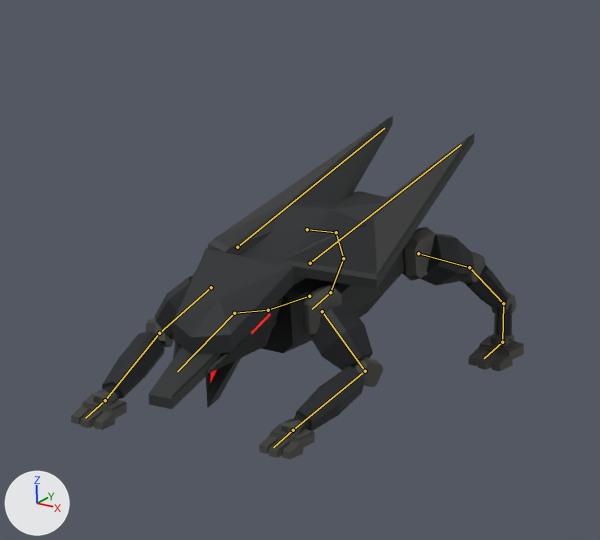
The Blender file docs/concepts/core-survivors/seeker/seeker.blend, before and after one commit.
One viewpoint serves both versions: the file's camera 'CAM · Hero'. Lighting does not change. The marker at lower left points along +X, +Y and +Z. The picture after the commit comes second. Both versions are drawn at frame 5 of the action 'Charge'; the numbers are the values there. The bones that change, and the others that lie on the model, are drawn over the model as lines.

The first picture shows 'Seeker_Armor'.
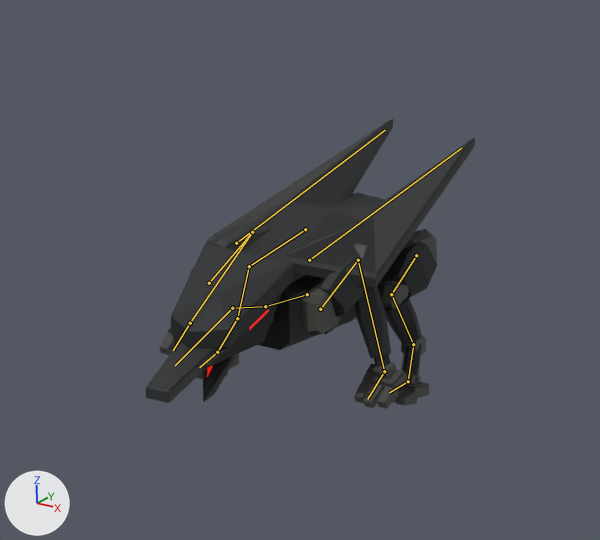
What changed in the scene script:
```text
Change bone_body:
    where bone_body = bpy.data.objects['Seeker'].pose.bones['Body']  # child of 'Root'
    bone_body.location: (0.0, -0.039, 0.243) -> (-0.006, -0.013, 0.222)
    bone_body.rotation_quaternion: (0.999, 0.031, 0.008, 0.001) -> (1.0, 0.016, 0.0, 0.0)  # degrees (4, 1, 0) -> degrees (2, 0, 0)
Change bone_frontrupper:
    where bone_frontrupper = bpy.data.objects['Seeker'].pose.bones['FrontRUpper']  # child of 'Body'
    bone_frontrupper.rotation_quaternion: (0.918, -0.246, 0.017, 0.309) -> (0.681, 0.695, 0.003, -0.231)  # degrees (-27, 11, 35) -> degrees (88, 19, -19)
Change bone_frontrlower:
    where bone_frontrlower = bpy.data.objects['Seeker'].pose.bones['FrontRLower']  # child of 'FrontRUpper'
    bone_frontrlower.rotation_quaternion: (0.969, 0.055, 0.228, -0.072) -> (0.823, -0.552, 0.045, 0.13)  # degrees (5, 27, -7) -> degrees (-67, 13, 10)
Change bone_frontrfoot:
    where bone_frontrfoot = bpy.data.objects['Seeker'].pose.bones['FrontRFoot']  # child of 'FrontRLower'
    bone_frontrfoot.rotation_quaternion: (0.97, 0.208, -0.027, 0.121) -> (0.988, -0.018, 0.018, -0.151)  # degrees (24, -6, 13) -> degrees (-2, 2, -17)
Change bone_rearrupper:
    where bone_rearrupper = bpy.data.objects['Seeker'].pose.bones['RearRUpper']  # child of 'Body'
    bone_rearrupper.rotation_quaternion: (0.953, 0.283, 0.014, -0.107) -> (0.647, -0.663, 0.007, 0.377)  # degrees (33, 5, -11) -> degrees (-82, 31, 34)
Change bone_rearrlower:
    where bone_rearrlower = bpy.data.objects['Seeker'].pose.bones['RearRLower']  # child of 'RearRUpper'
    bone_rearrlower.rotation_quaternion: (0.954, -0.269, -0.026, 0.132) -> (0.855, 0.441, 0.128, -0.24)  # degrees (-31, 1, 15) -> degrees (50, 25, -19)
Change bone_rearrhock:
    where bone_rearrhock = bpy.data.objects['Seeker'].pose.bones['RearRHock']  # child of 'RearRLower'
    bone_rearrhock.rotation_quaternion: (0.983, 0.169, 0.043, -0.058) -> (0.949, 0.303, -0.014, -0.091)  # degrees (19, 6, -6) -> degrees (35, 2, -10)
Change bone_rearrfoot:
    where bone_rearrfoot = bpy.data.objects['Seeker'].pose.bones['RearRFoot']  # child of 'RearRHock'
    bone_rearrfoot.rotation_quaternion: (0.977, -0.202, -0.004, -0.068) -> (1.0, -0.014, 0.0, 0.0)  # degrees (-23, -2, -8) -> degrees (-2, 0, 0)
Change bone_frontlupper:
    where bone_frontlupper = bpy.data.objects['Seeker'].pose.bones['FrontLUpper']  # child of 'Body'
    bone_frontlupper.rotation_quaternion: (0.943, -0.152, -0.017, -0.295) -> (0.721, 0.672, -0.004, 0.168)  # degrees (-16, -7, -34) -> degrees (84, -13, 14)
Change bone_frontllower:
    where bone_frontllower = bpy.data.objects['Seeker'].pose.bones['FrontLLower']  # child of 'FrontLUpper'
    bone_frontllower.rotation_quaternion: (0.961, -0.076, -0.256, 0.065) -> (0.899, -0.432, -0.05, -0.051)  # degrees (-12, -29, 11) -> degrees (-51, -8, -3)
Change bone_frontlfoot:
    where bone_frontlfoot = bpy.data.objects['Seeker'].pose.bones['FrontLFoot']  # child of 'FrontLLower'
    bone_frontlfoot.rotation_quaternion: (0.962, 0.23, 0.035, -0.141) -> (0.984, -0.115, 0.005, 0.14)  # degrees (26, 8, -15) -> degrees (-13, 2, 16)
Change bone_rearlupper:
    where bone_rearlupper = bpy.data.objects['Seeker'].pose.bones['RearLUpper']  # child of 'Body'
    bone_rearlupper.rotation_quaternion: (0.964, 0.243, -0.003, 0.106) -> (0.621, -0.665, -0.007, -0.414)  # degrees (28, -3, 12) -> degrees (-82, -34, -38)
Change bone_rearllower:
    where bone_rearllower = bpy.data.objects['Seeker'].pose.bones['RearLLower']  # child of 'RearLUpper'
    bone_rearllower.rotation_quaternion: (0.954, -0.27, 0.023, -0.132) -> (0.752, 0.57, -0.101, 0.315)  # degrees (-31, -2, -15) -> degrees (67, -31, 25)
Change bone_rearlhock:
    where bone_rearlhock = bpy.data.objects['Seeker'].pose.bones['RearLHock']  # child of 'RearLLower'
    bone_rearlhock.rotation_quaternion: (0.996, 0.074, -0.044, 0.036) -> (0.985, 0.162, -0.003, 0.053)  # degrees (8, -5, 4) -> degrees (19, -1, 6)
Change bone_rearlfoot:
    where bone_rearlfoot = bpy.data.objects['Seeker'].pose.bones['RearLFoot']  # child of 'RearLHock'
    bone_rearlfoot.rotation_quaternion: (0.997, -0.074, 0.001, 0.025) -> (0.995, -0.098, 0.0, 0.0)  # degrees (-8, 0, 3) -> degrees (-11, 0, 0)
```

What differs and where, as boxes [x1, y1, x2, y2] in the pictures (600 x 540 px):
'Seeker_Armor', posed (27% narrower, 15% shorter)
    before: [71, 116, 524, 459]
    after: [146, 119, 475, 409]
bone 'Body', root to tip
    before: (309, 296) to (268, 310)
    after: (307, 294) to (265, 306)
bone 'FrontRUpper', root to tip
    before: (211, 287) to (159, 333)
    after: (209, 283) to (252, 232)
bone 'FrontRLower', root to tip
    before: (159, 333) to (105, 400)
    after: (252, 232) to (190, 323)
bone 'FrontRFoot', root to tip
    before: (105, 400) to (85, 418)
    after: (190, 323) to (173, 350)
bone 'RearRUpper', root to tip
    before: (307, 229) to (336, 232)
    after: (305, 229) to (249, 266)
bone 'RearRLower', root to tip
    before: (336, 232) to (343, 258)
    after: (249, 266) to (237, 318)
bone 'RearRHock', root to tip
    before: (343, 258) to (330, 292)
    after: (237, 318) to (217, 352)
bone 'RearRFoot', root to tip
    before: (330, 292) to (312, 309)
    after: (217, 352) to (199, 367)
bone 'FrontLUpper', root to tip
    before: (322, 311) to (365, 371)
    after: (320, 309) to (358, 260)
bone 'FrontLLower', root to tip
    before: (365, 371) to (293, 430)
    after: (358, 260) to (384, 371)
bone 'FrontLFoot', root to tip
    before: (293, 430) to (273, 447)
    after: (384, 371) to (367, 399)
bone 'RearLUpper', root to tip
    before: (418, 253) to (469, 267)
    after: (416, 255) to (391, 294)
bone 'RearLLower', root to tip
    before: (469, 267) to (503, 303)
    after: (391, 294) to (413, 344)
bone 'RearLHock', root to tip
    before: (503, 303) to (502, 342)
    after: (413, 344) to (408, 381)
bone 'RearLFoot', root to tip
    before: (502, 342) to (484, 358)
    after: (408, 381) to (389, 392)
